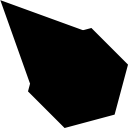
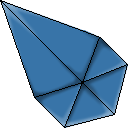
Revision of a layered 128×128 image; what changed, layer by layer:
added layer "Guidelines" above "Shading" over [0, 0, 128, 128]
added layer "Shading" above "Polygon 1" over [2, 2, 126, 126]
painted on "Polygon 1" over [0, 0, 128, 128]
